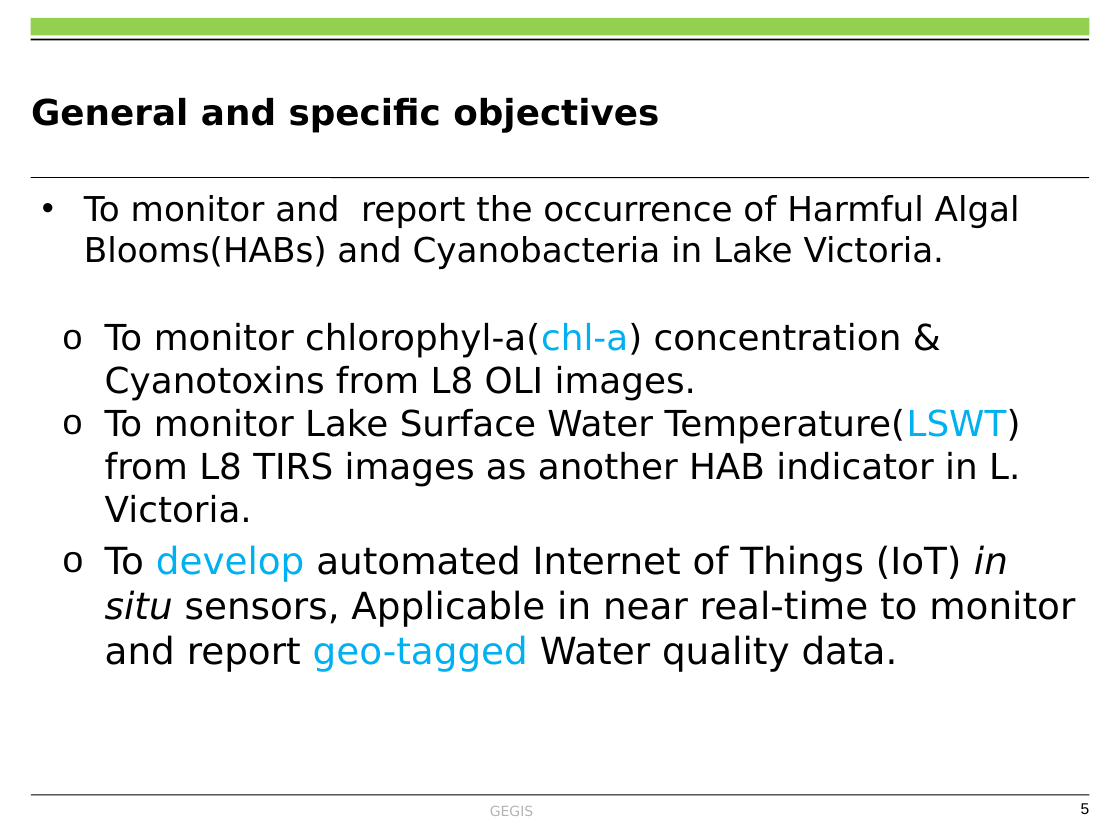
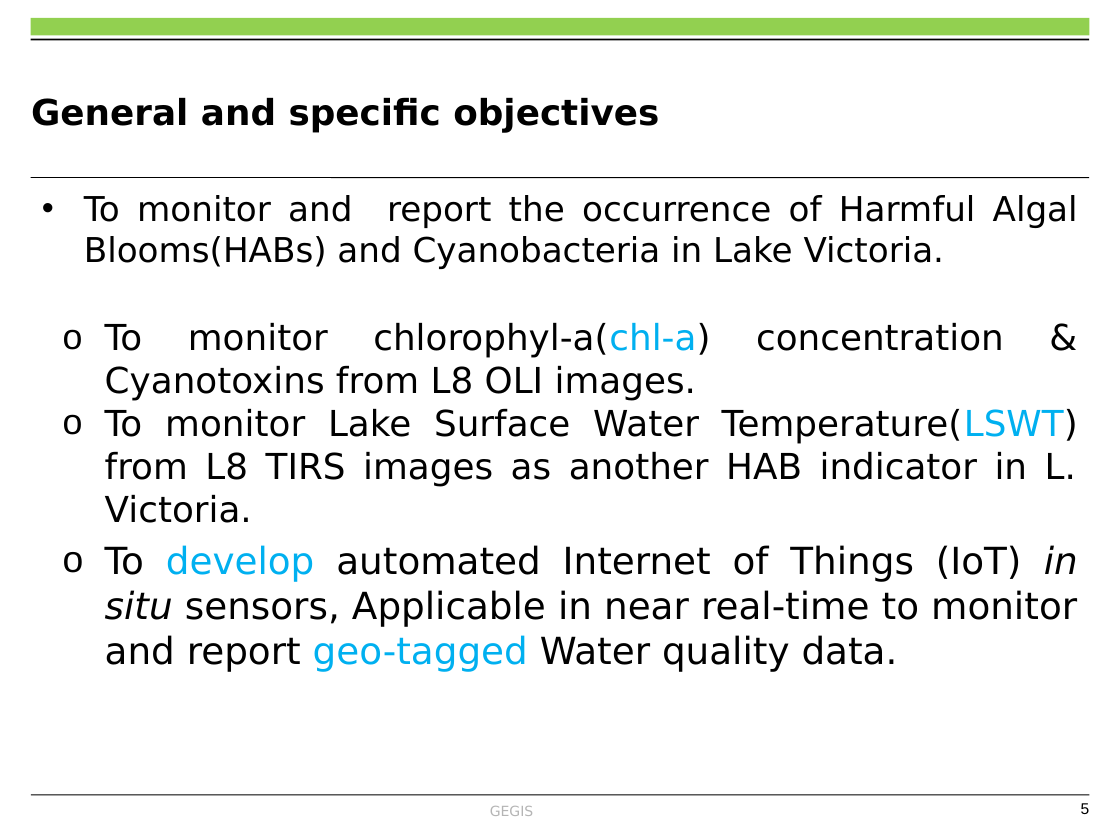
Before and after one commit to OkomoJacob/FinalYearProject, a slide deck: slide 5 of Dr. E Nduati, Superviser/Submissions/ENC222-0149_2017_OKOMO_JACOB_OKELLO_V3.pptx. Drawn at 1120x840 pixels with LibreOffice and Linux fonts; fonts in the diff are those of the drawing; background and template pictures are left out. Boxes give left, top, right and bottom in pixels: in the first picture for what was removed or moved away, otherwise in the second. Text is boxed around its words. In the diff, an @@ line names an element or a change of style, - is before the commit and + after.

```diff
--- a/Dr. E Nduati, Superviser/Submissions/ENC222-0149_2017_OKOMO_JACOB_OKELLO_V3.pptx
+++ b/Dr. E Nduati, Superviser/Submissions/ENC222-0149_2017_OKOMO_JACOB_OKELLO_V3.pptx
@@ text "To monitor and report the ..." at <box>84,195,1078,671</box>: alignment left to justified @@
```
Also in this commit, not shown: 8 other slides changed, 2 slides added, 1 other file.
